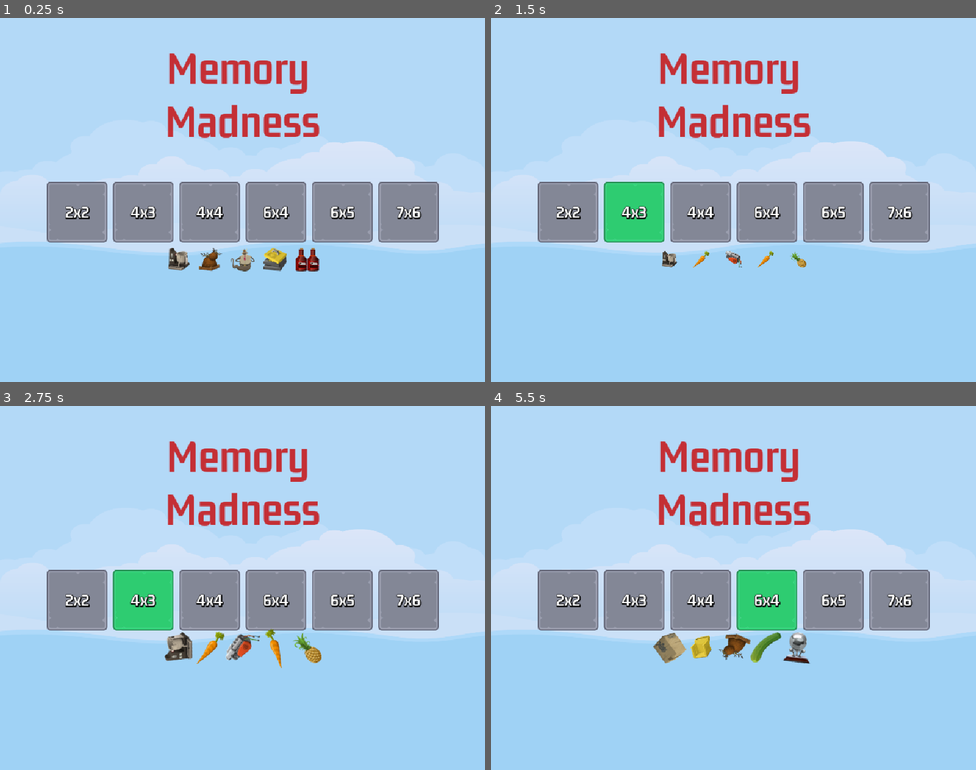
Above: before the commit, frames 1-4 (two rows, left to right).
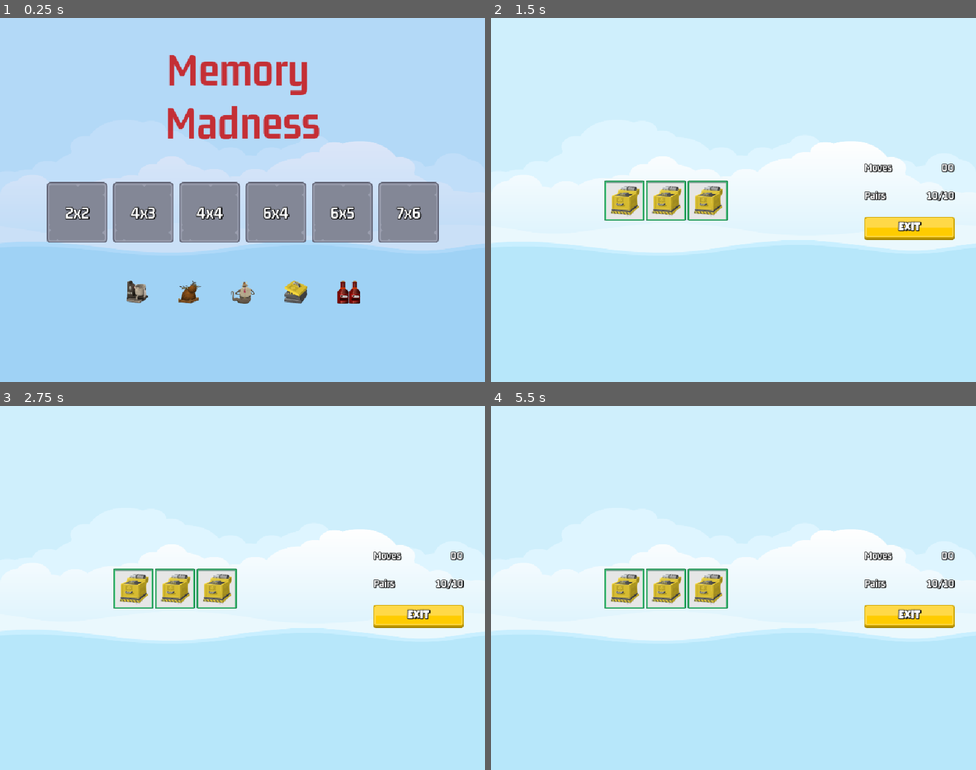
Above: after the commit, the same moments.

Repository: asteya01/Summer25
Game: Godot game, scene res://Scenes/Master/Master.tscn
Same seed, same stepped clock (60 frames per second), same inputs: the game is played once before the commit and once after it.
Inputs (mouse positions are in pixels of both pictures, inside the frame that each line leads up to):
- Up to frame 1 (0.25 s): no input
- Up to frame 2 (1.5 s): click "2x2" at 0.5 s; click (621, 200) at 1.27 s
- Up to frame 3 (2.75 s): click (140, 598) at 2 s, where only the run before the commit has a clickable "4x3"
- Up to frame 4 (5.5 s): click (665, 588) at 2.77 s; click (699, 598) at 3.5 s, where only the run before the commit has a clickable "4x4"; click (709, 588) at 4.27 s; click (767, 598) at 5 s, where only the run before the commit has a clickable "6x4"

The runs differ from the first frame. In frame 1, 3.7% of the frame differs, in the area x 9-91%, y 9-79%; in frame 2, 64%; in frame 3, 65%; in frame 4, 65%, in the area x 0-100%, y 0-71%.

Commit message:
Navigation

Diff:
--- a/MemoryMadness/Globals/ImageManager.gd
+++ b/MemoryMadness/Globals/ImageManager.gd
@@ -2,10 +2,10 @@
 
 
 const FRAME_IMAGES: Array[Texture2D] = [
-	preload("res://assets/blue_frame.png"),
-	preload("res://assets/green_frame.png"),
-	preload("res://assets/red_frame.png"),
-	preload("res://assets/yellow_frame.png")
+	preload("res://assets/frames/blue_frame.png"),
+	preload("res://assets/frames/green_frame.png"),
+	preload("res://assets/frames/red_frame.png"),
+	preload("res://assets/frames/yellow_frame.png")
 ]
 
 var _image_list: Array[Texture2D]
--- a/MemoryMadness/Globals/SignalHub.gd
+++ b/MemoryMadness/Globals/SignalHub.gd
@@ -1 +1,12 @@
 extends Node
+
+
+signal on_level_selected(level_num: int)
+signal on_game_exit_pressed
+
+
+func emit_on_level_selected(level_num: int) -> void:
+	emit_signal("on_level_selected", level_num)
+
+func emit_on_game_exit_pressed() -> void:
+	on_game_exit_pressed.emit()
--- a/MemoryMadness/Globals/SoundManager.gd
+++ b/MemoryMadness/Globals/SoundManager.gd
@@ -1 +1,36 @@
 extends Node
+
+
+const SOUND_MAIN_MENU: String = "main"
+const SOUND_IN_GAME: String = "ingame"
+const SOUND_SUCCESS: String = "success"
+const SOUND_GAME_OVER: String = "gameover"
+const SOUND_SELECT_TILE: String = "tile"
+const SOUND_SELECT_BUTTON: String = "button"
+
+
+const SOUNDS: Dictionary[String, AudioStream] = {
+	SOUND_MAIN_MENU: preload("res://assets/sounds/bgm_action_3.mp3"),
+	SOUND_IN_GAME: preload("res://assets/sounds/bgm_action_4.mp3"),
+	SOUND_SUCCESS: preload("res://assets/sounds/sfx_sounds_fanfare3.wav"),
+	SOUND_GAME_OVER: preload("res://assets/sounds/sfx_sounds_powerup12.wav"),
+	SOUND_SELECT_TILE: preload("res://assets/sounds/sfx_sounds_impact1.wav"),
+	SOUND_SELECT_BUTTON: preload("res://assets/sounds/sfx_sounds_impact7.wav")
+}
+
+
+func play_sound(player: AudioStreamPlayer, key: String) -> void:
+	if SOUNDS.has(key) == false:
+		return
+
+	player.stop()
+	player.stream = SOUNDS[key]
+	player.play()
+
+
+func play_button_click(player: AudioStreamPlayer) -> void:
+	play_sound(player, SOUND_SELECT_BUTTON)
+
+
+func play_tile_click(player: AudioStreamPlayer) -> void:
+	play_sound(player, SOUND_SELECT_TILE)
--- /dev/null
+++ b/MemoryMadness/Resources/WhiteBlack4_3.tres
@@ -0,0 +1,11 @@
+[gd_resource type="LabelSettings" load_steps=2 format=3 uid="uid://b5syq62467agg"]
+
+[ext_resource type="FontFile" uid="uid://cf23sx41e5ke5" path="res://assets/fonts/gemunu-libre-v8-latin-700.ttf" id="1_8hmf4"]
+
+[resource]
+font = ExtResource("1_8hmf4")
+font_size = 24
+outline_size = 4
+outline_color = Color(0, 0, 0, 1)
+shadow_size = 3
+shadow_color = Color(0, 0, 0, 1)
--- /dev/null
+++ b/MemoryMadness/Scenes/Game/Game.gd
@@ -0,0 +1,15 @@
+extends Control
+
+
+# Called when the node enters the scene tree for the first time.
+func _ready() -> void:
+	pass # Replace with function body.
+
+
+# Called every frame. 'delta' is the elapsed time since the previous frame.
+func _process(delta: float) -> void:
+	pass
+
+
+func _on_exit_button_pressed() -> void:
+	SignalHub.emit_on_game_exit_pressed()
--- /dev/null
+++ b/MemoryMadness/Scenes/Game/Game.tscn
@@ -0,0 +1,115 @@
+[gd_scene load_steps=8 format=3 uid="uid://daukdeo7ydpfp"]
+
+[ext_resource type="Script" uid="uid://becyfxkymom8u" path="res://Scenes/Game/Game.gd" id="1_3k6gv"]
+[ext_resource type="PackedScene" uid="uid://drpmk4g8ayghd" path="res://Scenes/MemoryTiles/MemoryTile.tscn" id="2_3k6gv"]
+[ext_resource type="LabelSettings" uid="uid://b5syq62467agg" path="res://Resources/WhiteBlack4_3.tres" id="2_gwu2e"]
+[ext_resource type="Texture2D" uid="uid://dfkeu86lxi56j" path="res://assets/ui/grey_button00.png" id="3_y3kpf"]
+[ext_resource type="FontFile" uid="uid://ct3w7wbk164ca" path="res://assets/fonts/LuckiestGuy-Regular.ttf" id="5_3k6gv"]
+[ext_resource type="Texture2D" uid="uid://yr4kve7i2xiy" path="res://assets/ui/yellow_button00.png" id="5_y3kpf"]
+
+[sub_resource type="LabelSettings" id="LabelSettings_1q8bt"]
+font = ExtResource("5_3k6gv")
+font_size = 24
+outline_size = 4
+outline_color = Color(0, 0, 0, 1)
+shadow_size = 3
+shadow_color = Color(0, 0, 0, 1)
+
+[node name="Game" type="Control"]
+layout_mode = 3
+anchors_preset = 15
+anchor_right = 1.0
+anchor_bottom = 1.0
+grow_horizontal = 2
+grow_vertical = 2
+script = ExtResource("1_3k6gv")
+
+[node name="HB" type="HBoxContainer" parent="."]
+layout_mode = 1
+anchors_preset = 15
+anchor_right = 1.0
+anchor_bottom = 1.0
+grow_horizontal = 2
+grow_vertical = 2
+
+[node name="GridContainer" type="GridContainer" parent="HB"]
+layout_mode = 2
+size_flags_horizontal = 6
+size_flags_vertical = 4
+theme_override_constants/h_separation = 4
+theme_override_constants/v_separation = 4
+columns = 6
+
+[node name="MemoryTile" parent="HB/GridContainer" instance=ExtResource("2_3k6gv")]
+layout_mode = 2
+
+[node name="MemoryTile2" parent="HB/GridContainer" instance=ExtResource("2_3k6gv")]
+layout_mode = 2
+
+[node name="MemoryTile3" parent="HB/GridContainer" instance=ExtResource("2_3k6gv")]
+layout_mode = 2
+
+[node name="MC" type="MarginContainer" parent="HB"]
+custom_minimum_size = Vector2(200, 0)
+layout_mode = 2
+theme_override_constants/margin_left = 12
+theme_override_constants/margin_right = 12
+
+[node name="VB" type="VBoxContainer" parent="HB/MC"]
+layout_mode = 2
+size_flags_vertical = 4
+
+[node name="HB" type="HBoxContainer" parent="HB/MC/VB"]
+layout_mode = 2
+
+[node name="Label" type="Label" parent="HB/MC/VB/HB"]
+layout_mode = 2
+size_flags_horizontal = 3
+text = "Moves
+"
+label_settings = ExtResource("2_gwu2e")
+
+[node name="MovesLabel" type="Label" parent="HB/MC/VB/HB"]
+layout_mode = 2
+text = "00
+"
+label_settings = ExtResource("2_gwu2e")
+
+[node name="HB2" type="HBoxContainer" parent="HB/MC/VB"]
+layout_mode = 2
+
+[node name="Label" type="Label" parent="HB/MC/VB/HB2"]
+layout_mode = 2
+size_flags_horizontal = 3
+text = "Pairs"
+label_settings = ExtResource("2_gwu2e")
+
+[node name="PairsLabel" type="Label" parent="HB/MC/VB/HB2"]
+layout_mode = 2
+text = "10/10"
+label_settings = ExtResource("2_gwu2e")
+
+[node name="Control" type="Control" parent="HB/MC/VB"]
+custom_minimum_size = Vector2(0, 24)
+layout_mode = 2
+
+[node name="ExitButton" type="TextureButton" parent="HB/MC/VB"]
+layout_mode = 2
+size_flags_horizontal = 4
+texture_normal = ExtResource("5_y3kpf")
+texture_pressed = ExtResource("5_y3kpf")
+texture_hover = ExtResource("3_y3kpf")
+
+[node name="PairsLabel2" type="Label" parent="HB/MC/VB/ExitButton"]
+layout_mode = 1
+anchors_preset = 15
+anchor_right = 1.0
+anchor_bottom = 1.0
+grow_horizontal = 2
+grow_vertical = 2
+text = "Exit"
+label_settings = SubResource("LabelSettings_1q8bt")
+horizontal_alignment = 1
+vertical_alignment = 1
+
+[connection signal="pressed" from="HB/MC/VB/ExitButton" to="." method="_on_exit_button_pressed"]
--- a/MemoryMadness/Scenes/LevelButton/LevelButton.gd
+++ b/MemoryMadness/Scenes/LevelButton/LevelButton.gd
@@ -19,4 +19,4 @@
 
 
 func _on_pressed() -> void:
-	pass # Replace with function body.
+	SignalHub.emit_on_level_selected(level_number)
--- a/MemoryMadness/Scenes/Main/Main.tscn
+++ b/MemoryMadness/Scenes/Main/Main.tscn
@@ -21,31 +21,28 @@
 grow_vertical = 2
 color = Color(0.0941176, 0.356863, 0.843137, 0.152941)
 
-[node name="TitleLabel" type="Label" parent="."]
+[node name="VBoxContainer" type="VBoxContainer" parent="."]
 layout_mode = 1
-anchors_preset = 5
+anchors_preset = 8
 anchor_left = 0.5
+anchor_top = 0.5
 anchor_right = 0.5
-offset_left = -512.0
-offset_top = 50.0
-offset_right = 512.0
-offset_bottom = 271.0
+anchor_bottom = 0.5
+offset_left = -414.0
+offset_top = -278.5
+offset_right = 414.0
+offset_bottom = 278.5
 grow_horizontal = 2
+grow_vertical = 2
+theme_override_constants/separation = 72
+
+[node name="TitleLabel" type="Label" parent="VBoxContainer"]
+layout_mode = 2
 text = "Memory
 Madness"
 label_settings = ExtResource("1_p8rbg")
 horizontal_alignment = 1
 vertical_alignment = 1
-
-[node name="VBoxContainer" type="VBoxContainer" parent="."]
-layout_mode = 1
-anchors_preset = 15
-anchor_right = 1.0
-anchor_bottom = 1.0
-offset_top = 345.0
-offset_bottom = 345.0
-grow_horizontal = 2
-grow_vertical = 2
 
 [node name="HBLevelButtons" type="HBoxContainer" parent="VBoxContainer"]
 layout_mode = 2
@@ -78,6 +75,7 @@
 [node name="HboxSprites" type="HBoxContainer" parent="VBoxContainer"]
 layout_mode = 2
 size_flags_horizontal = 4
+theme_override_constants/separation = 48
 
 [node name="FrontSprite" parent="VBoxContainer/HboxSprites" instance=ExtResource("3_cmk6n")]
 layout_mode = 2
--- /dev/null
+++ b/MemoryMadness/Scenes/Master/Master.gd
@@ -0,0 +1,31 @@
+extends Control
+
+
+@onready var music: AudioStreamPlayer = $Music
+@onready var main: Control = $Main
+@onready var game: Control = $Game
+
+
+# Called when the node enters the scene tree for the first time.
+func _ready() -> void:
+	on_game_exit_pressed()
+
+
+
+func _enter_tree() -> void:
+	SignalHub.on_level_selected.connect(on_level_selected)
+	SignalHub.on_game_exit_pressed.connect(on_game_exit_pressed)
+
+
+func show_game(s: bool) -> void:
+	game.visible = s
+	main.visible = !s
+
+
+func on_level_selected(level_num: int) -> void:
+	SoundManager.play_sound(music, SoundManager.SOUND_IN_GAME)
+	show_game(true)
+
+func on_game_exit_pressed() -> void:
+	SoundManager.play_sound(music, SoundManager.SOUND_MAIN_MENU)
+	show_game(false)
--- a/MemoryMadness/Scenes/Master/Master.tscn
+++ b/MemoryMadness/Scenes/Master/Master.tscn
@@ -1,7 +1,9 @@
-[gd_scene load_steps=3 format=3 uid="uid://b4noifh05hdma"]
+[gd_scene load_steps=5 format=3 uid="uid://b4noifh05hdma"]
 
+[ext_resource type="Script" uid="uid://ia7v4bq8h15e" path="res://Scenes/Master/Master.gd" id="1_1t0lv"]
 [ext_resource type="Texture2D" uid="uid://dvl4ktj4at140" path="res://assets/images/backgroundEmpty.png" id="1_h6g34"]
 [ext_resource type="PackedScene" uid="uid://xoohan0jn41h" path="res://Scenes/Main/Main.tscn" id="2_o4rt4"]
+[ext_resource type="PackedScene" uid="uid://daukdeo7ydpfp" path="res://Scenes/Game/Game.tscn" id="3_7tgqy"]
 
 [node name="Master" type="Control"]
 layout_mode = 3
@@ -10,6 +12,7 @@
 anchor_bottom = 1.0
 grow_horizontal = 2
 grow_vertical = 2
+script = ExtResource("1_1t0lv")
 
 [node name="TextureRect" type="TextureRect" parent="."]
 layout_mode = 1
@@ -21,5 +24,17 @@
 texture = ExtResource("1_h6g34")
 expand_mode = 1
 
+[node name="Music" type="AudioStreamPlayer" parent="."]
+
 [node name="Main" parent="." instance=ExtResource("2_o4rt4")]
 layout_mode = 1
+offset_top = -105.0
+offset_bottom = 1.0
+
+[node name="Game" parent="." instance=ExtResource("3_7tgqy")]
+visible = false
+layout_mode = 1
+offset_left = -34.0
+offset_top = 1.0
+offset_right = -34.0
+offset_bottom = 1.0
--- /dev/null
+++ b/MemoryMadness/Scenes/MemoryTiles/MemoryTile.gd
@@ -0,0 +1,19 @@
+extends TextureButton
+
+
+@onready var frame_image: TextureRect = $FrameImage
+@onready var item_image: TextureRect = $ItemImage
+
+
+# Called when the node enters the scene tree for the first time.
+func _ready() -> void:
+	pass # Replace with function body.
+
+
+func setup(image: Texture2D, frame: Texture2D) -> void:
+	frame_image.texture = frame
+	item_image.texture = image
+
+
+func _on_pressed() -> void:
+	pass # Replace with function body.
--- /dev/null
+++ b/MemoryMadness/Scenes/MemoryTiles/MemoryTile.tscn
@@ -0,0 +1,48 @@
+[gd_scene load_steps=5 format=3 uid="uid://drpmk4g8ayghd"]
+
+[ext_resource type="Texture2D" uid="uid://dtxxewb87c43b" path="res://assets/frames/hidden_frame_blank.png" id="1_0oy3d"]
+[ext_resource type="Texture2D" uid="uid://dhdimo8lre276" path="res://assets/frames/green_frame.png" id="2_01bkg"]
+[ext_resource type="Script" uid="uid://c80rtqile7png" path="res://Scenes/MemoryTiles/MemoryTile.gd" id="2_hbkp5"]
+[ext_resource type="Texture2D" uid="uid://hck1vxak5juh" path="res://assets/glitch/blockmaker.png" id="3_hbkp5"]
+
+[node name="MemoryTile" type="TextureButton"]
+anchors_preset = 8
+anchor_left = 0.5
+anchor_top = 0.5
+anchor_right = 0.5
+anchor_bottom = 0.5
+offset_left = -42.0
+offset_top = -42.0
+offset_right = 42.0
+offset_bottom = 42.0
+grow_horizontal = 2
+grow_vertical = 2
+pivot_offset = Vector2(42, 42)
+texture_normal = ExtResource("1_0oy3d")
+script = ExtResource("2_hbkp5")
+
+[node name="FrameImage" type="TextureRect" parent="."]
+layout_mode = 1
+anchors_preset = 15
+anchor_right = 1.0
+anchor_bottom = 1.0
+grow_horizontal = 2
+grow_vertical = 2
+texture = ExtResource("2_01bkg")
+
+[node name="ItemImage" type="TextureRect" parent="."]
+layout_mode = 1
+anchors_preset = 8
+anchor_left = 0.5
+anchor_top = 0.5
+anchor_right = 0.5
+anchor_bottom = 0.5
+offset_left = -32.0
+offset_top = -32.0
+offset_right = 32.0
+offset_bottom = 32.0
+grow_horizontal = 2
+grow_vertical = 2
+texture = ExtResource("3_hbkp5")
+
+[connection signal="pressed" from="." to="." method="_on_pressed"]
--- a/MemoryMadness/project.godot
+++ b/MemoryMadness/project.godot
@@ -24,7 +24,6 @@
 
 window/size/viewport_width=1024
 window/size/viewport_height=768
-window/size/mode=1
 window/stretch/mode="canvas_items"
 
 [editor]
Not shown, added: MemoryMadness/Scenes/Game/Game.gd.uid
Not shown, added: MemoryMadness/Scenes/Master/Master.gd.uid
Not shown, added: MemoryMadness/Scenes/MemoryTiles/MemoryTile.gd.uid
Renamed: MemoryMadness/assets/blue_frame.png -> MemoryMadness/assets/frames/blue_frame.png
Not shown, changed: MemoryMadness/assets/frames/blue_frame.png.import
Renamed: MemoryMadness/assets/green_frame.png -> MemoryMadness/assets/frames/green_frame.png
Not shown, changed: MemoryMadness/assets/frames/green_frame.png.import
Renamed: MemoryMadness/assets/hidden_frame_blank.png -> MemoryMadness/assets/frames/hidden_frame_blank.png
Not shown, added: MemoryMadness/assets/frames/hidden_frame_blank.png.import
Renamed: MemoryMadness/assets/red_frame.png -> MemoryMadness/assets/frames/red_frame.png
Not shown, changed: MemoryMadness/assets/frames/red_frame.png.import
Renamed: MemoryMadness/assets/yellow_frame.png -> MemoryMadness/assets/frames/yellow_frame.png
(and 1 more such lines)
